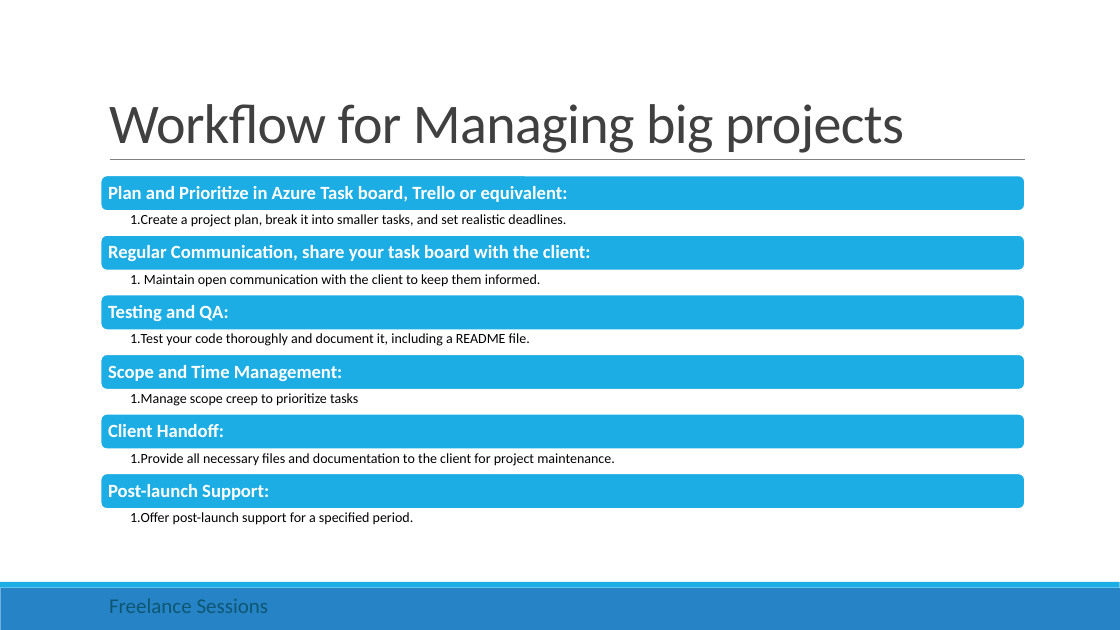
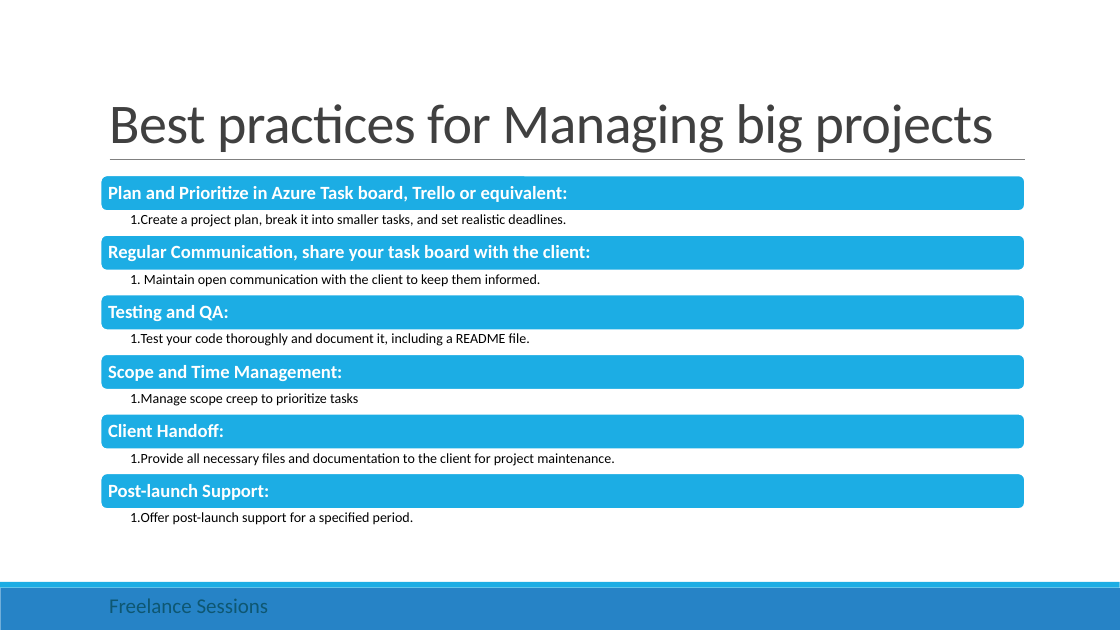
Before and after one commit to rishigujadhur1/Slides, a slide deck: slide 4 of Freelancing/Freelance Session 1.pptx (slide 5 before the commit). Drawn at 1120x630 pixels with LibreOffice and Linux fonts; fonts in the diff are those of the drawing. Boxes give left, top, right and bottom in pixels: in the first picture for what was removed or moved away, otherwise in the second. Text is boxed around its words. In the diff, an @@ line names an element or a change of style, - is before the commit and + after.

```diff
--- a/Freelancing/Freelance Session 1.pptx
+++ b/Freelancing/Freelance Session 1.pptx
@@ title at (109, 104, 994, 153): text changed @@
-Workflow for Managing big projects
+Best practices for Managing big projects
```
Also in this commit, not shown: 4 other slides changed, 4 slides added, 2 slides removed.
